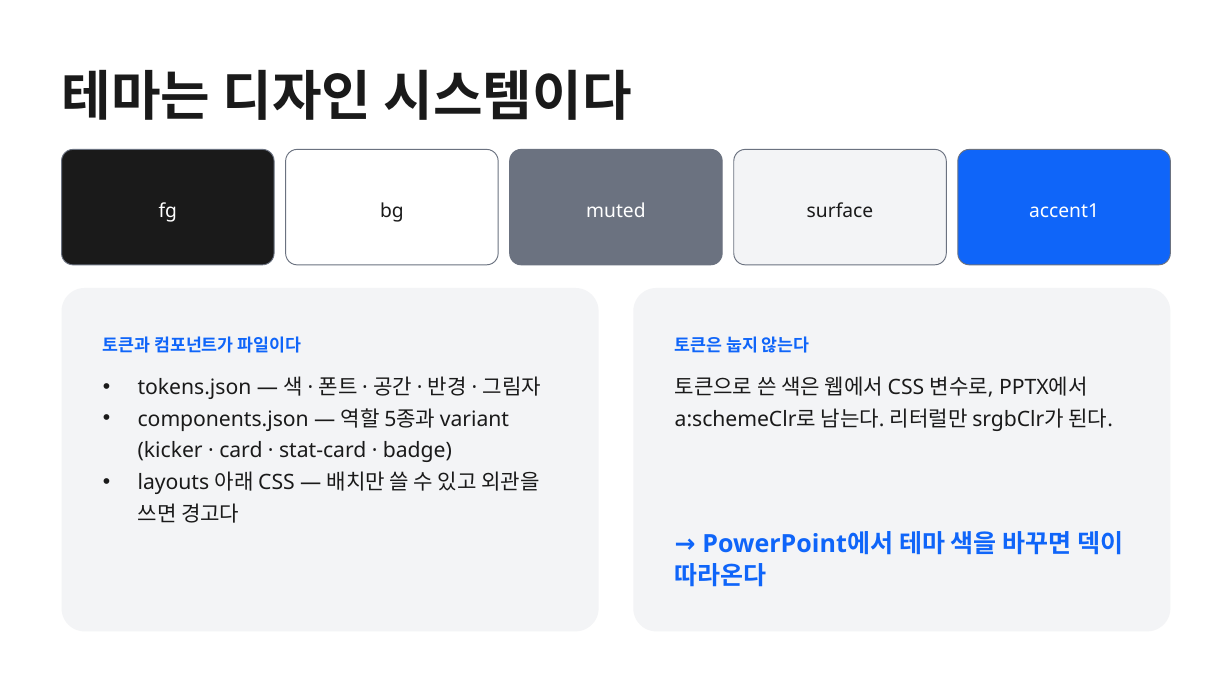
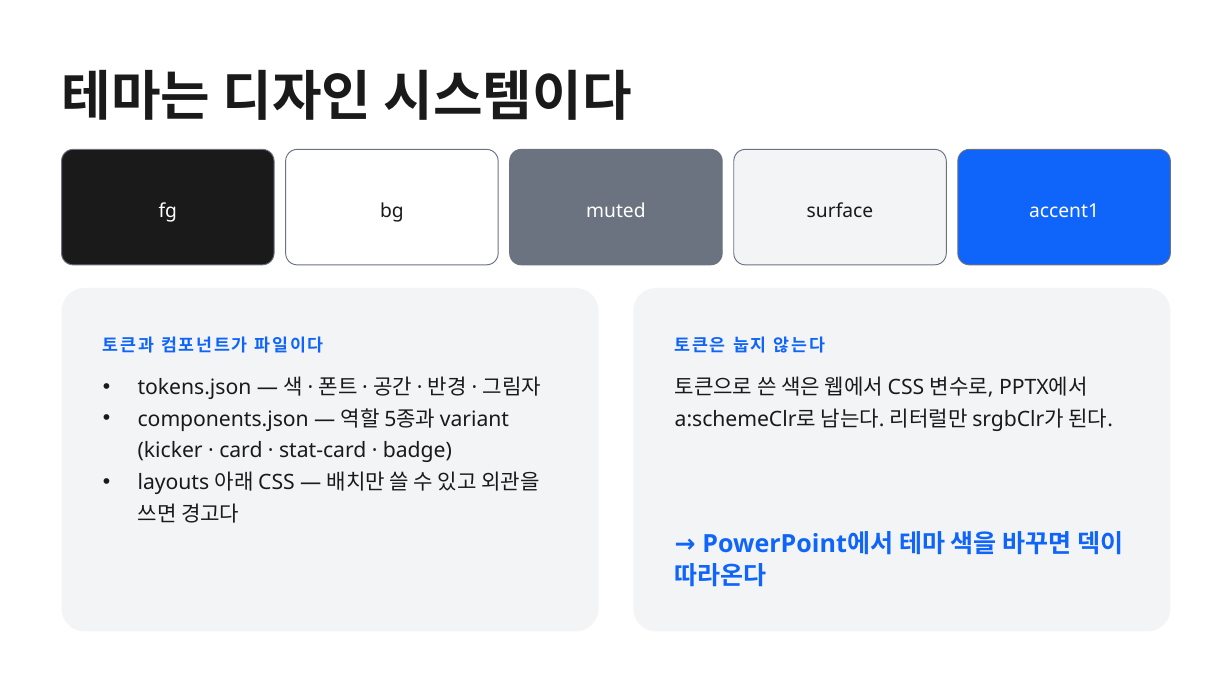
Before and after one commit to k2sebeom/balpyo, a slide deck: slide 8 of examples/showcase/decks/balpyo-intro/balpyo-소개.pptx. Drawn at 1232x693 pixels with LibreOffice and Linux fonts; fonts in the diff are those of the drawing. Boxes give left, top, right and bottom in pixels: in the first picture for what was removed or moved away, otherwise in the second. Text is boxed around its words. In the diff, an @@ line names an element or a change of style, - is before the commit and + after.

```diff
--- a/examples/showcase/decks/balpyo-intro/balpyo-소개.pptx
+++ b/examples/showcase/decks/balpyo-intro/balpyo-소개.pptx
@@ text "토큰과 컴포넌트가 파일이다" at box(103, 336, 324, 353): letter spacing 0 to 1.4 pt @@
@@ text "토큰은 눕지 않는다" at box(675, 336, 825, 353): letter spacing 0 to 1.4 pt @@
```
Also in this commit, not shown: 6 other slides changed, 16 other files.
